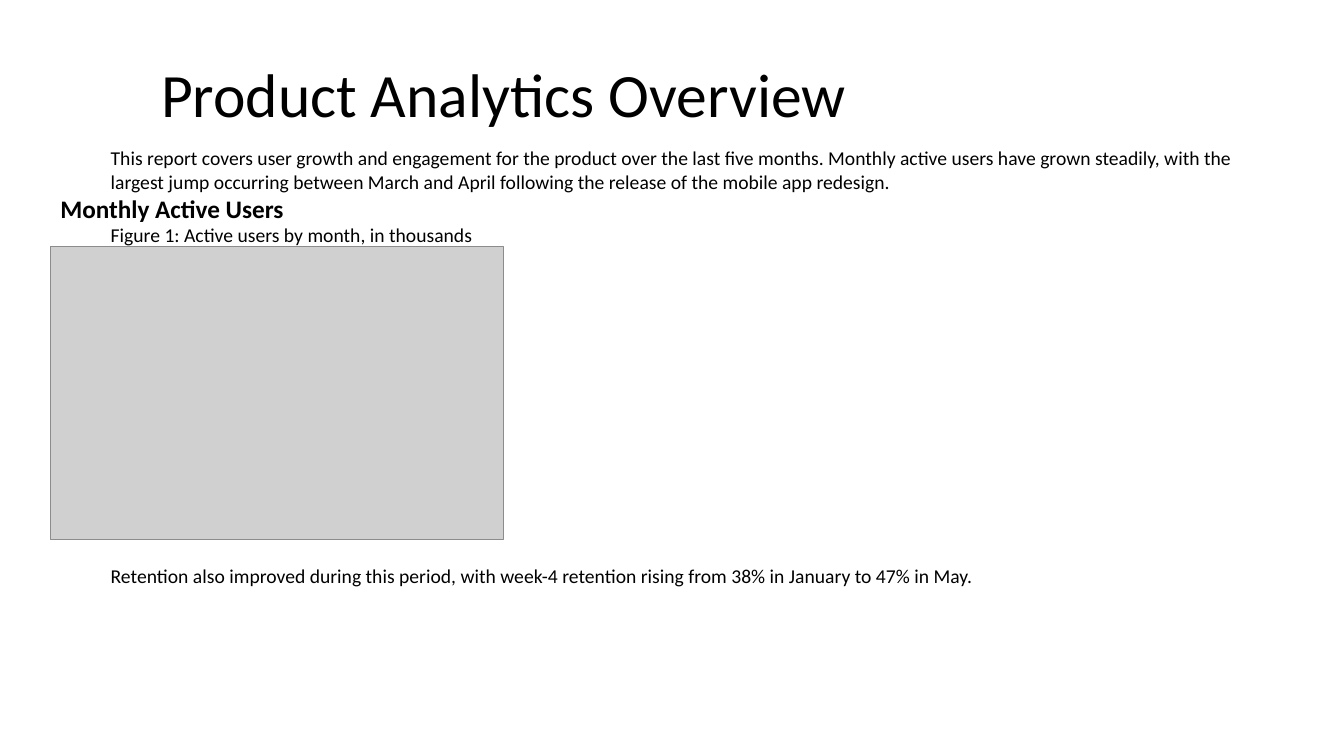
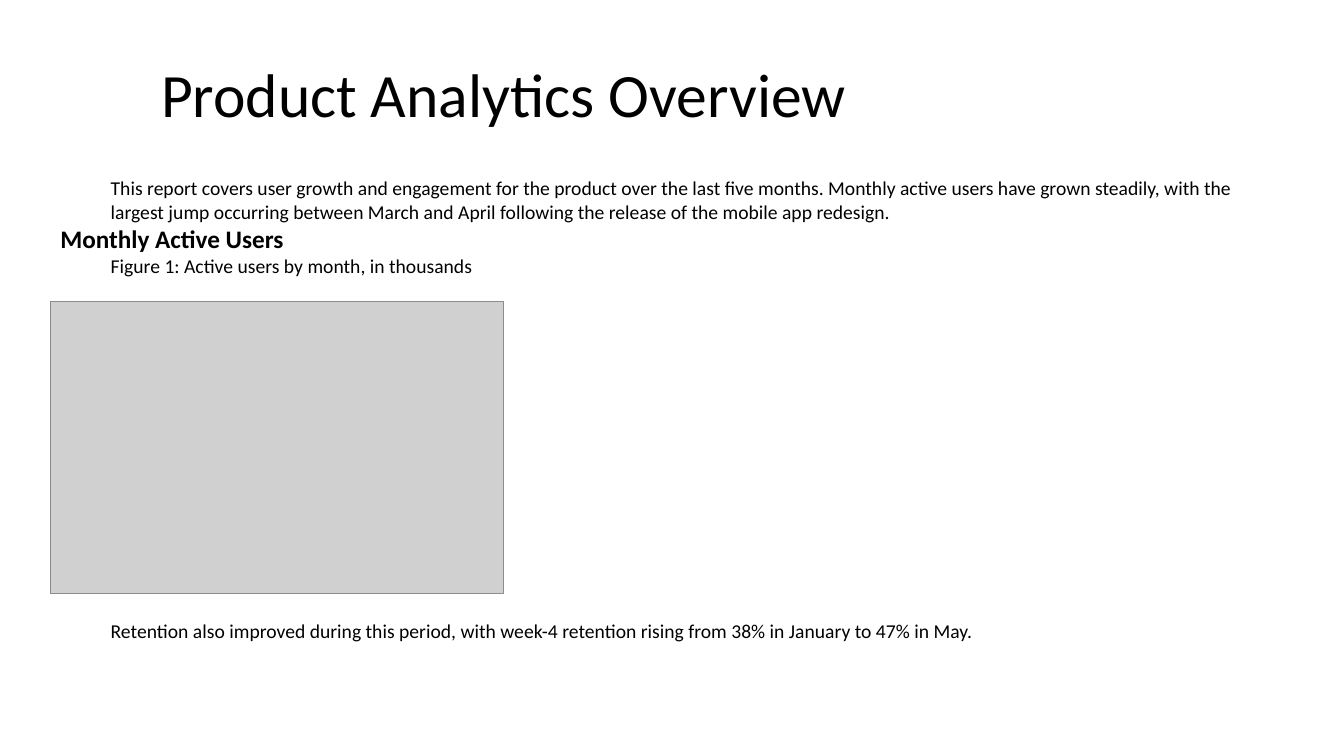
Before and after one commit to sumukh-naidu/idox, a slide deck: slide 1 of pdf_to_ppt_output/sample_digital_document.pptx. Drawn at 1344x756 pixels with LibreOffice and Linux fonts; fonts in the diff are those of the drawing; grey boxes stand for pictures. Boxes give left, top, right and bottom in pixels: in the first picture for what was removed or moved away, otherwise in the second. Text is boxed around its words. In the diff, an @@ line names an element or a change of style, - is before the commit and + after.

```diff
--- a/pdf_to_ppt_output/sample_digital_document.pptx
+++ b/pdf_to_ppt_output/sample_digital_document.pptx
@@ text "This report covers user growth ..." moved from (x1=60, y1=151, x2=1231, y2=248) to (x1=60, y1=181, x2=1231, y2=277) @@
@@ picture moved from (x1=50, y1=247, x2=504, y2=539) to (x1=50, y1=301, x2=504, y2=594) @@
@@ text "Retention also improved during this ..." moved from (x1=111, y1=569, x2=972, y2=587) to (x1=111, y1=624, x2=972, y2=642) @@
```
Also in this commit, not shown: 1 other slide changed, 7 other files.
